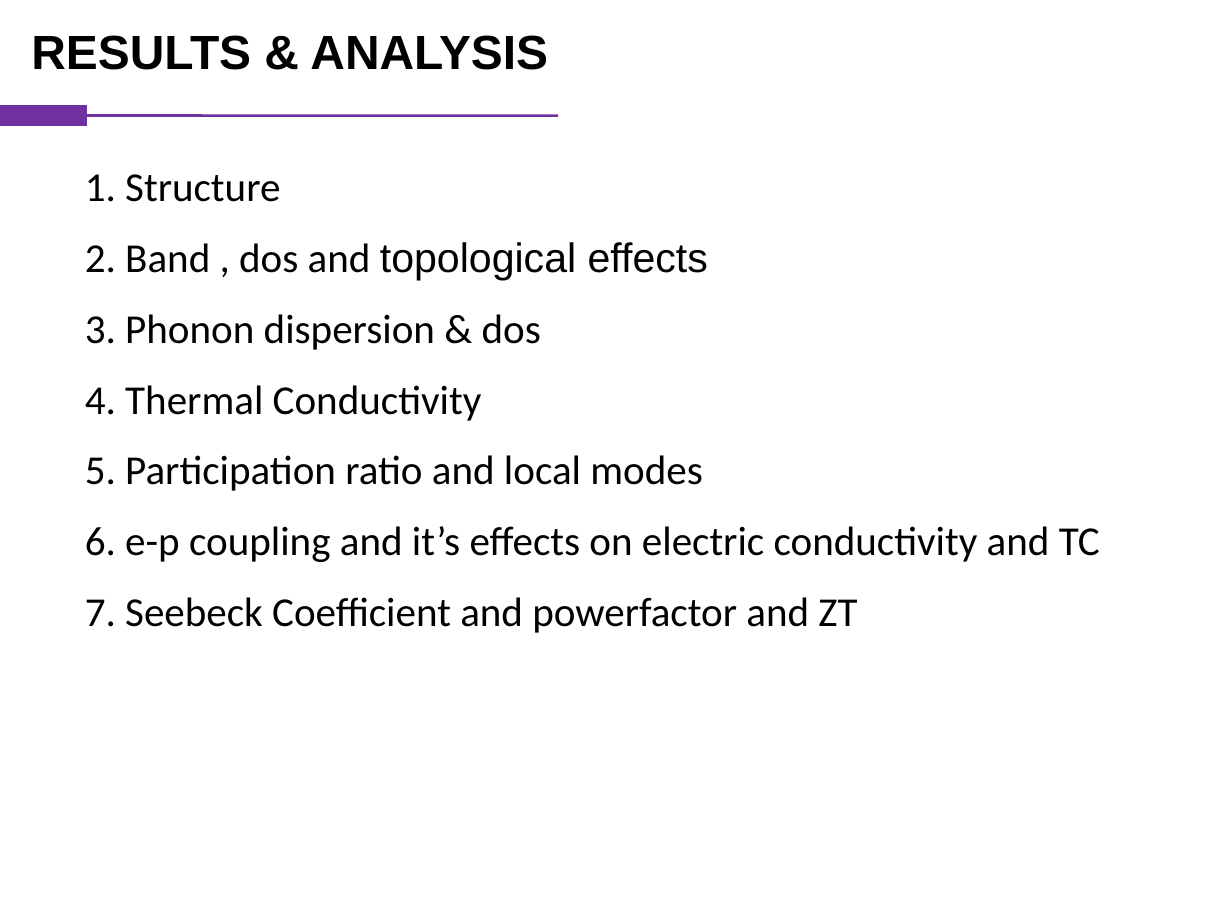
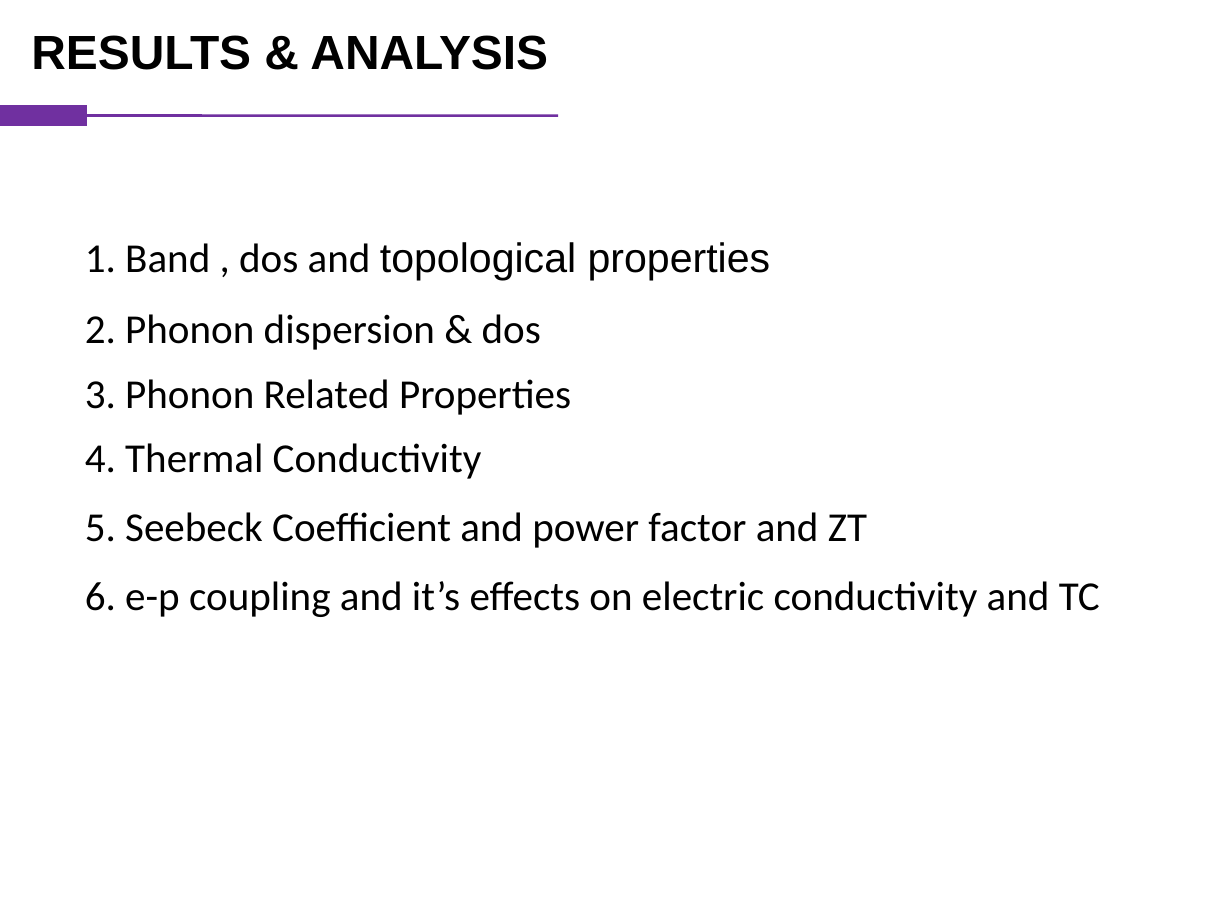
Before and after one commit to vanceeasleaf/paper_bi4i4, a slide deck: slide 14 of bi4i4.pptx (slide 12 before the commit). Drawn at 1232x924 pixels with LibreOffice and Linux fonts; fonts in the diff are those of the drawing. Boxes give left, top, right and bottom in pixels: in the first picture for what was removed or moved away, otherwise in the second. Text is boxed around its words. In the diff, an @@ line names an element or a change of style, - is before the commit and + after.

```diff
--- a/bi4i4.pptx
+++ b/bi4i4.pptx
@@ text removed at [85, 174, 280, 202] @@
-1. Structure
@@ text at [85, 242, 771, 280]: text changed @@
-2. Band , dos and topological effects
+1. Band , dos and topological properties
@@ text at [85, 314, 541, 350]: text changed @@
-3. Phonon dispersion & dos
+2. Phonon dispersion & dos
@@ text at [85, 379, 571, 415]: text changed @@
-5. Participation ratio and local modes
+3. Phonon Related Properties
@@ text "4. Thermal Conductivity": place and size @@
-text "4. Thermal Conductivity" at [85, 385, 482, 421]
+text "4. Thermal Conductivity" at [85, 443, 482, 479]
@@ text at [85, 512, 867, 548]: text changed @@
-7. Seebeck Coefficient and powerfactor and ZT
+5. Seebeck Coefficient and power factor and ZT
@@ text "6. e-p coupling and it’s ...": place and size @@
-text "6. e-p coupling and it’s ..." at [85, 526, 1100, 562]
+text "6. e-p coupling and it’s ..." at [85, 581, 1100, 617]
```
Also in this commit, not shown: 3 other slides changed, 8 slides added.
